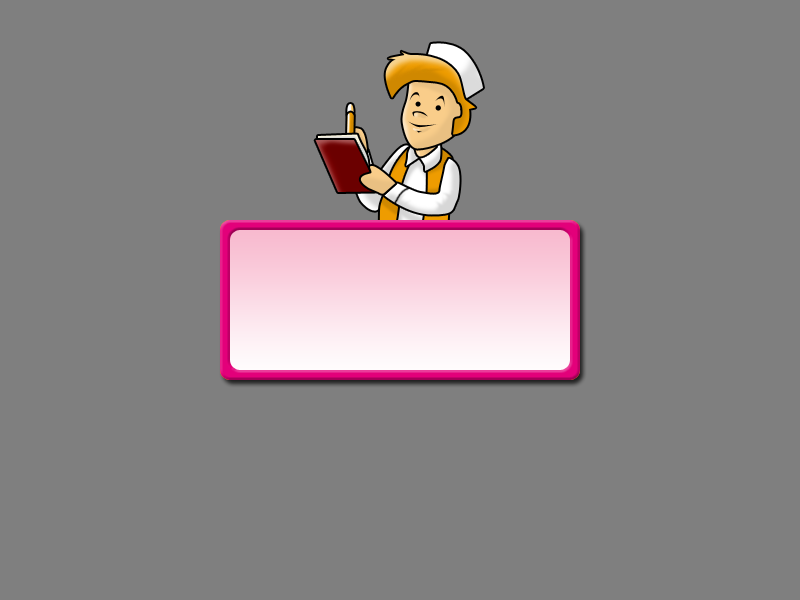
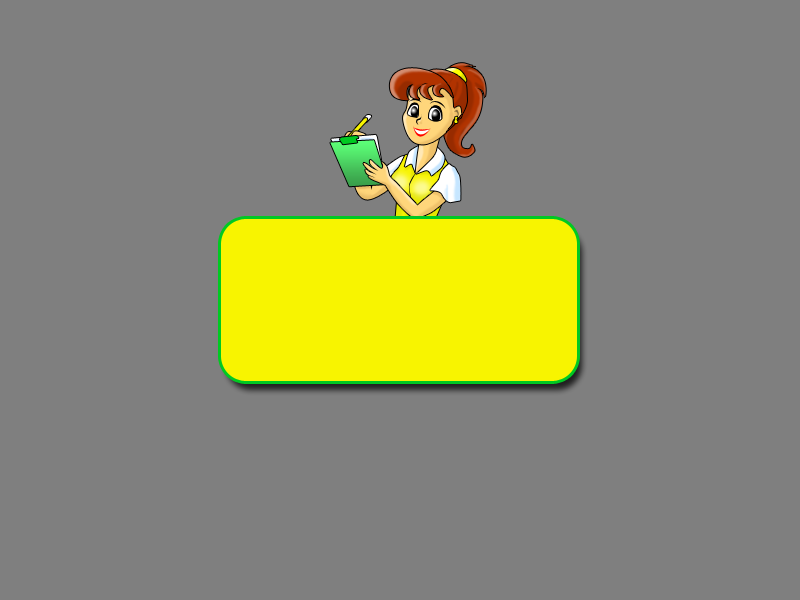
Revision of a layered 800px x 600px image; what changed, layer by layer:
removed group "левая рука" (10 layers) over [298, 124, 468, 226]
moved "Фигура 1" out of group "ДОСКА", painted on it over [220, 219, 580, 381]
removed group "Jason" (34 layers) over [317, 41, 494, 233]
moved "Слой 3" out of group "Jason", painted on it over [368, 60, 473, 144]
moved "Фигура 3" out of group "Jason", painted on it over [385, 51, 476, 135]
moved "Фигура 12" out of group "левая рука", painted on it over [315, 69, 467, 192]
"Слой 9": opacity 63% → 100%, moved it out of group "Jason", painted on it over [348, 49, 487, 148]
moved "Фигура 13" out of group "левая рука", painted on it over [318, 68, 467, 189]
moved "Фигура 7" out of group "Jason", painted on it over [379, 127, 452, 228]
moved "Фигура 9" out of group "левая рука", painted on it over [384, 128, 460, 215]
removed group "ДОСКА" (2 layers) over [220, 220, 580, 380]
removed layer "Фигура 1 (копия)" from group "ДОСКА" over [220, 220, 580, 380]
moved "Фигура 11" out of group "Jason", painted on it over [348, 109, 441, 211]
"Слой 12": opacity 100% → 49%, moved it out of group "Jason", painted on it over [376, 92, 456, 219]
"Слой 11": opacity 76% → 100%, moved it out of group "Jason", painted on it over [390, 82, 461, 233]
moved "Слой 16" out of group "Jason", painted on it over [357, 142, 463, 215]
moved "Фигура 16" out of group "Jason", painted on it over [347, 104, 445, 176]
moved "Слой 14" out of group "Jason", painted on it over [350, 101, 449, 225]
moved "Слой 20" out of group "левая рука", painted on it over [315, 134, 453, 230]
"Слой 7": opacity 40% → 26%, moved it out of group "Jason", painted on it over [416, 61, 487, 159]
"Слой 6": opacity 48% → 100%, moved it out of group "Jason", painted on it over [395, 64, 487, 164]
moved "Фигура 14" out of group "Jason", painted on it over [352, 63, 486, 157]
…and 41 more changes (15 added, 5 opacity, 21 painted, 5 removed, 4 renamed, 21 stack)
